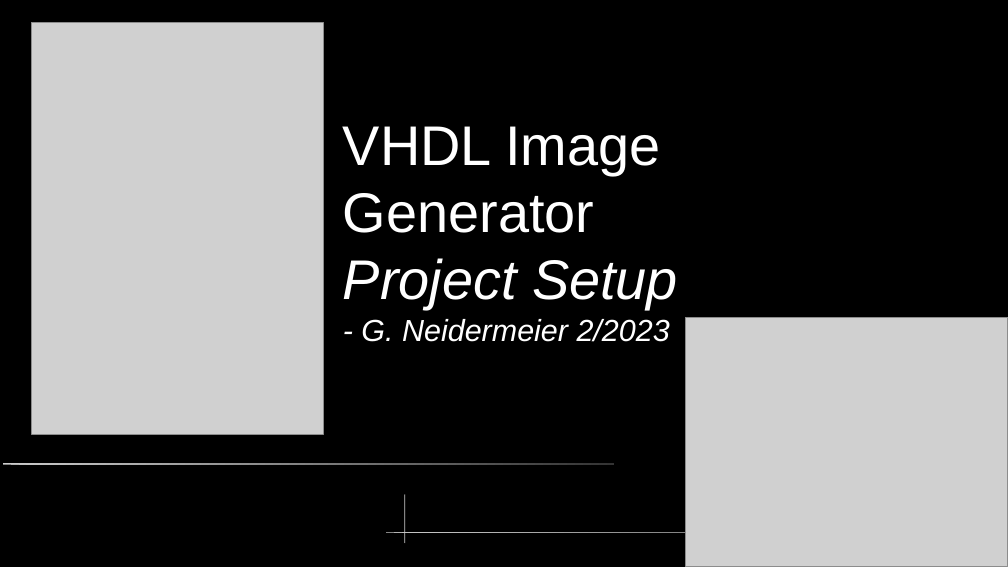
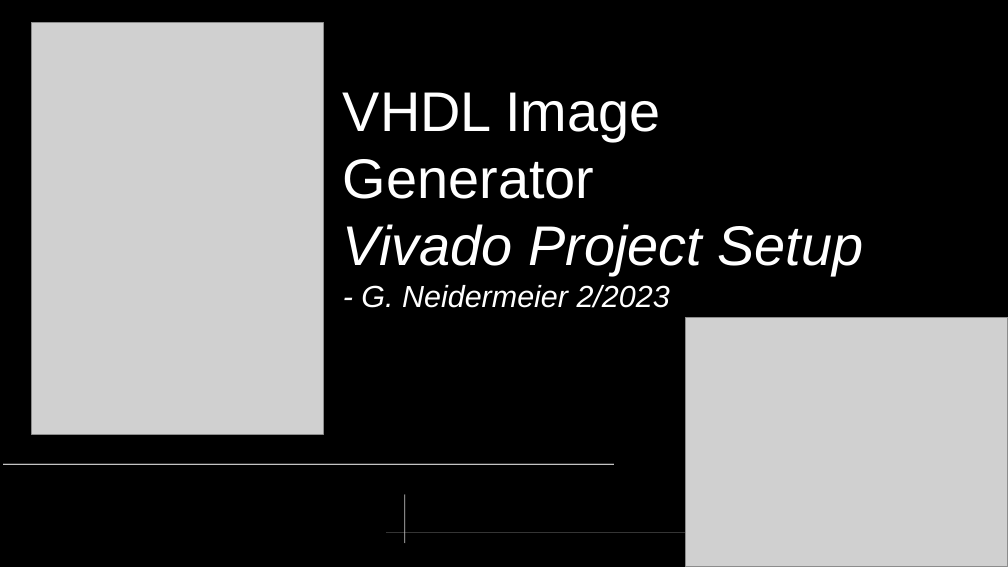
Before and after one commit to neiderm/retro_comp_fpga, a slide deck: slide 1 of docs/soc_t80_vga.odp. Drawn at 1008x567 pixels with LibreOffice and Linux fonts; fonts in the diff are those of the drawing; grey boxes stand for pictures. Boxes give left, top, right and bottom in pixels: in the first picture for what was removed or moved away, otherwise in the second. Text is boxed around its words. In the diff, an @@ line names an element or a change of style, - is before the commit and + after.

Commit message:
Update install and demo project docs

```diff
--- a/docs/soc_t80_vga.odp
+++ b/docs/soc_t80_vga.odp
@@ title at (343, 92, 863, 308): text changed @@
-VHDL Image Generator
-Project Setup
-- G. Neidermeier 2/2023
+VHDL Image Generator
+Vivado Project Setup
+- G. Neidermeier 2/2023
```
Also in this commit, not shown: 7 other slides changed, 1 slide added, 1 slide removed, 1 other file.
